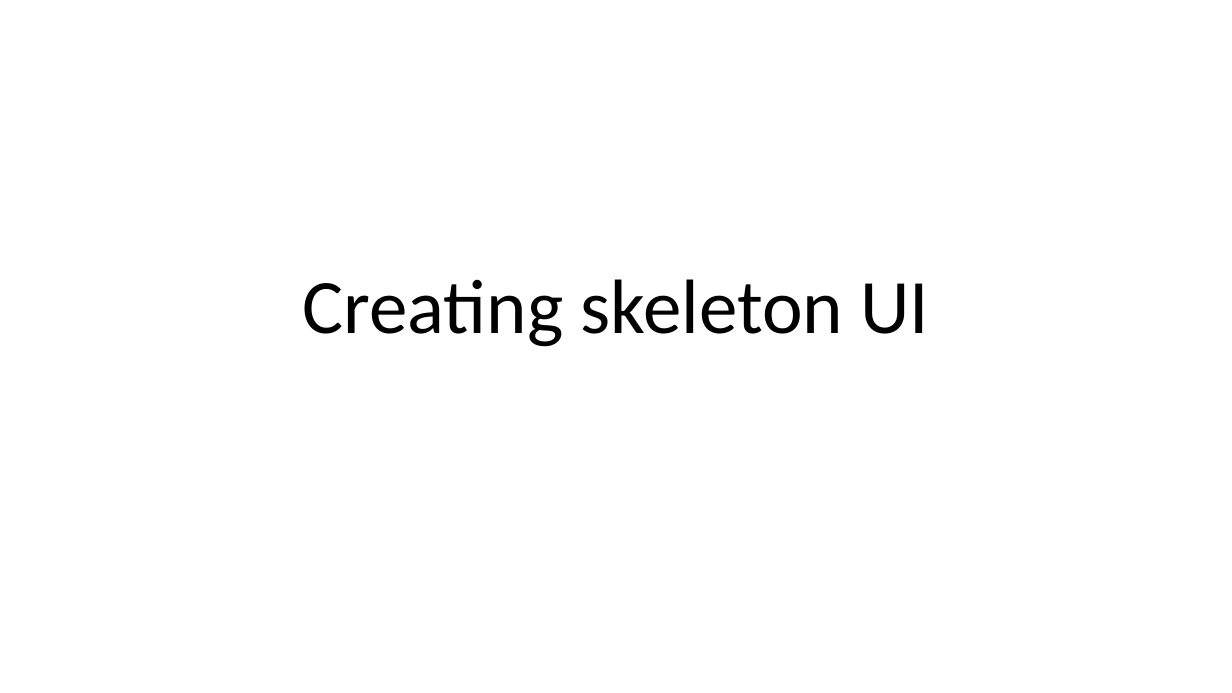
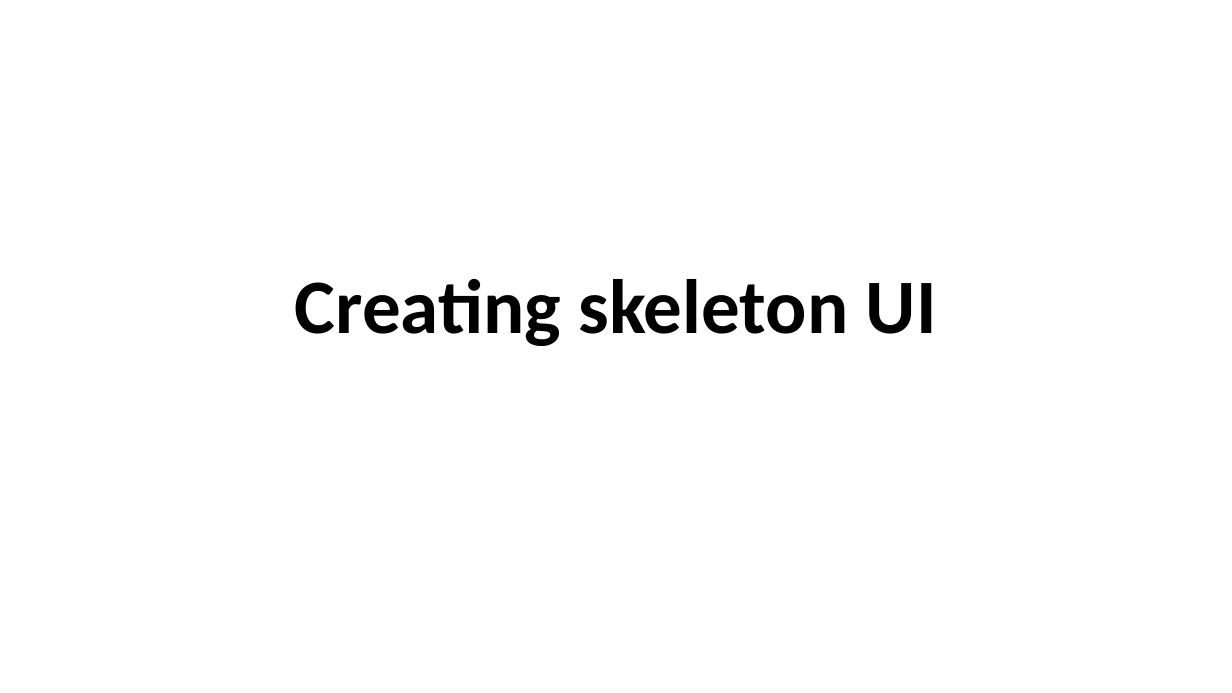
Before and after one commit to saileshbro/google_map_slide, a slide deck: slide 18 of slide/slide.pptx. Drawn at 1232x693 pixels with LibreOffice and Linux fonts; fonts in the diff are those of the drawing. Boxes give left, top, right and bottom in pixels: in the first picture for what was removed or moved away, otherwise in the second. Text is boxed around its words. In the diff, an @@ line names an element or a change of style, - is before the commit and + after.

```diff
--- a/slide/slide.pptx
+++ b/slide/slide.pptx
@@ title "Creating skeleton UI" at bbox=[295, 279, 937, 346]: bold on @@
```
Also in this commit, not shown: 7 other slides changed, 8 slides added, 3 other files.
